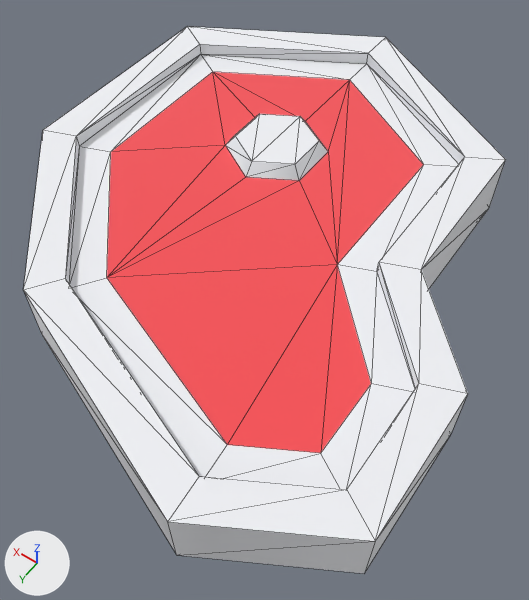
Before and after pictures for a commit that changed the glTF model public/assets/models/food/meatRaw.GLB.
The view is the same before and after, from a camera (50 mm lens) standing at (-0.28, 0.4, 0.537) and looking at (-0.03, 0.05, -0.013). The lights are fixed; the arrows at lower left show +X, +Y and +Z. Mesh edges are drawn as thin lines.

Objects in the first picture: 'meatRaw'.
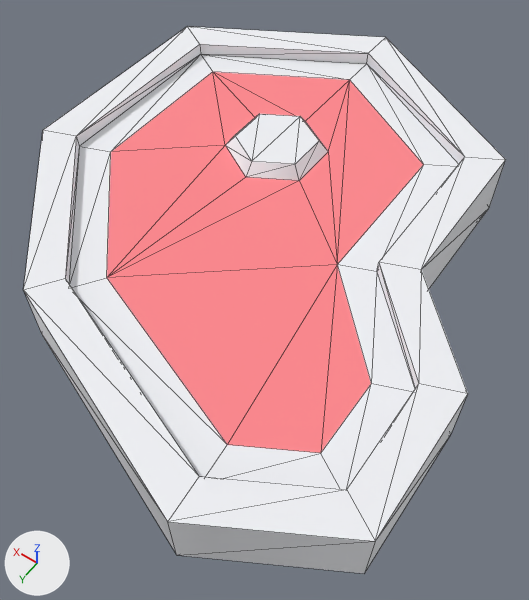
The newer file is also turned or shifted as a whole; pictures and numbers use the older file's frame.

Boxes [x1, y1, x2, y2] around the edits, measured in the pictures (529 x 600 px):
'meatRaw', recoloured
    both: [98, 45, 425, 455]

What the commit changed:
Material 'pink.011' (mat_pink_011) is new.
Its base color is (1.0, 0.25, 0.275) (pink #ff898f).
Its roughness is 1.0.
me_mesh_meatraw_002 has 57 vertices, 110 faces and spans x -0.239..0.239, y -0.288..0.288, z 0.0..0.064.
me_mesh_meatraw_002 no longer uses material mat_pink_008 (pink #ff898f).
me_mesh_meatraw_002 now uses material mat_pink_011 (pink #ff898f).
